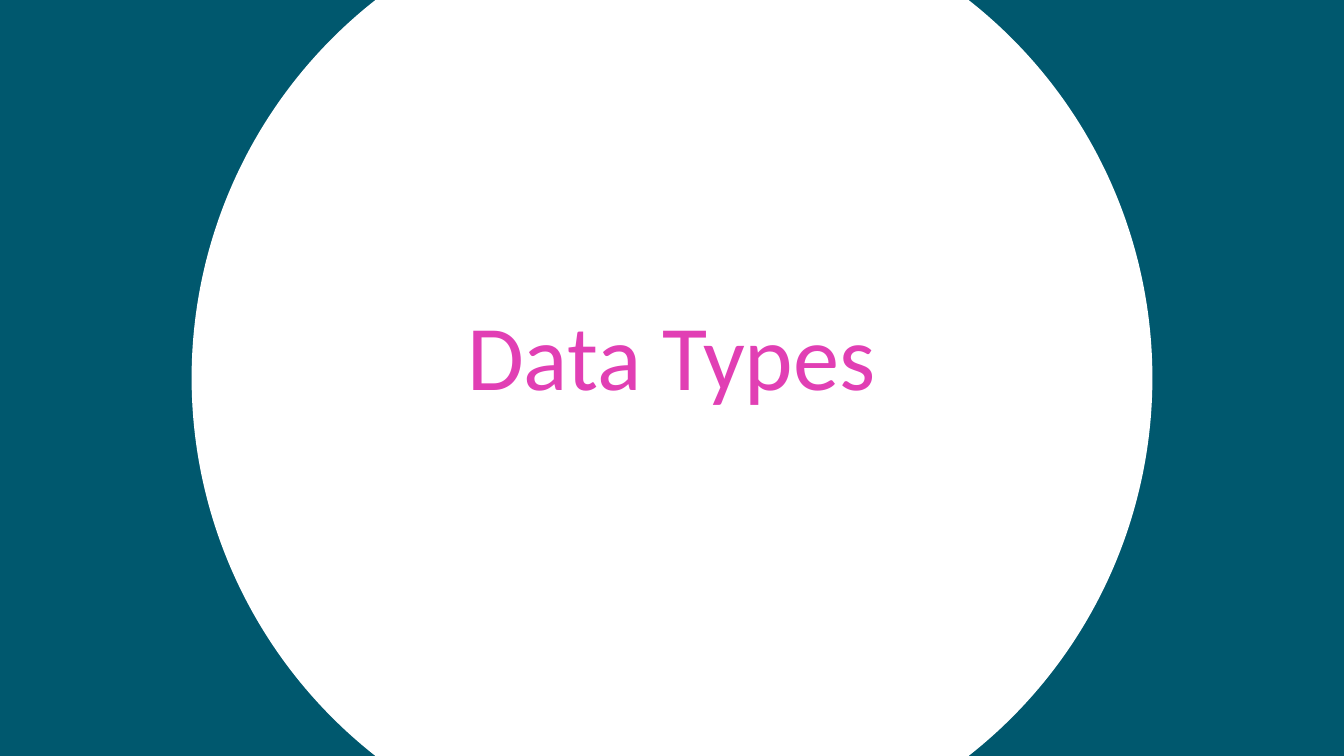
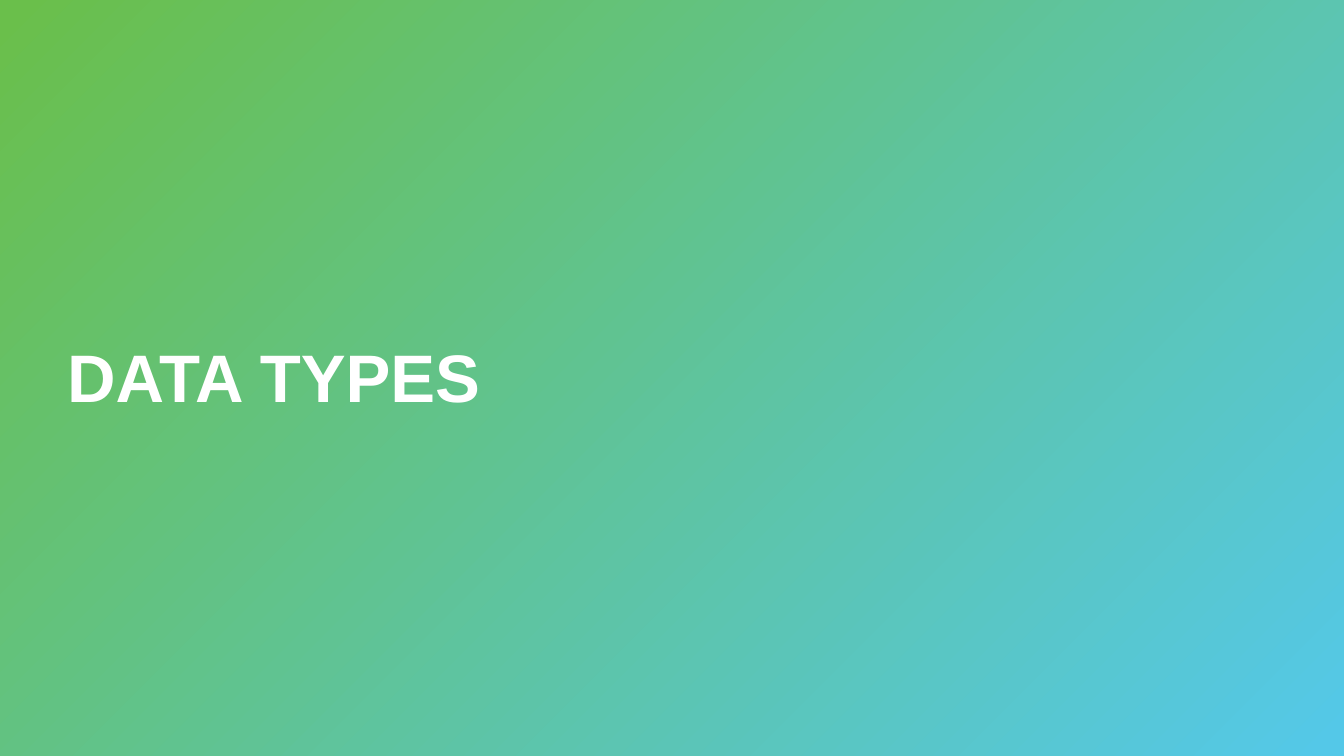
Before and after one commit to hytechclub/web-102, a slide deck: slide 2 of Week03/Review.pptx. Drawn at 1344x756 pixels with LibreOffice and Linux fonts; fonts in the diff are those of the drawing. Boxes give left, top, right and bottom in pixels: in the first picture for what was removed or moved away, otherwise in the second. Text is boxed around its words. In the diff, an @@ line names an element or a change of style, - is before the commit and + after.

```diff
--- a/Week03/Review.pptx
+++ b/Week03/Review.pptx
@@ background #00586E to #FFFFFF @@
@@ rectangle added at (0, 0, 1344, 756), fill gradient #6ABF4B to #54C8E8 @@
@@ ellipse removed at (192, 0, 1152, 756) @@
@@ title at (67, 355, 480, 403): text changed; size 66 to 48 pt; font Calibri to Arial; text colour #E13FB4 to #FFFFFF; bold on @@
-Data Types
+DATA TYPES
```
Also in this commit, not shown: 14 other slides changed, 1 slide added, 1 slide removed, 5 other files.
